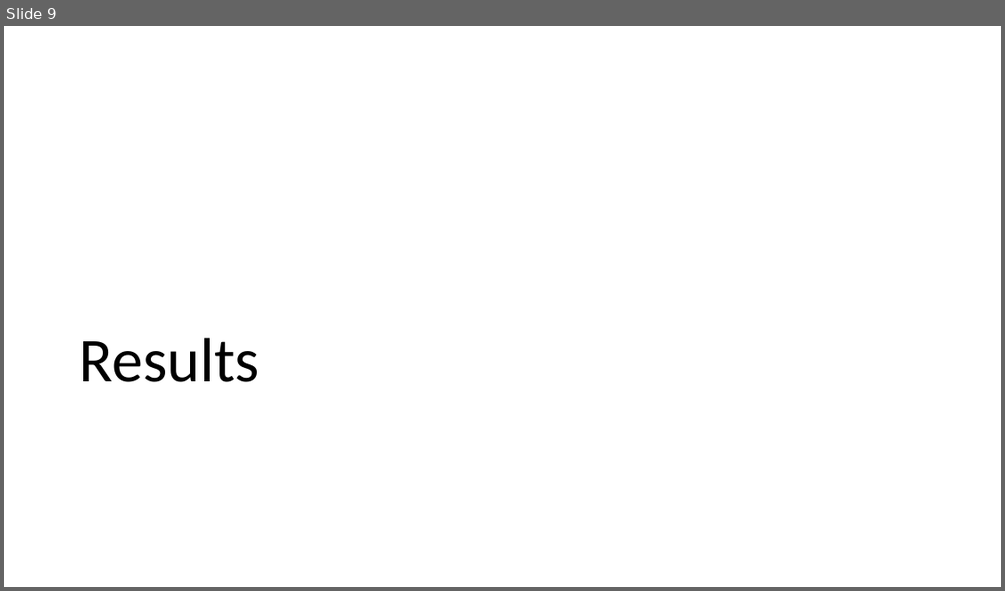
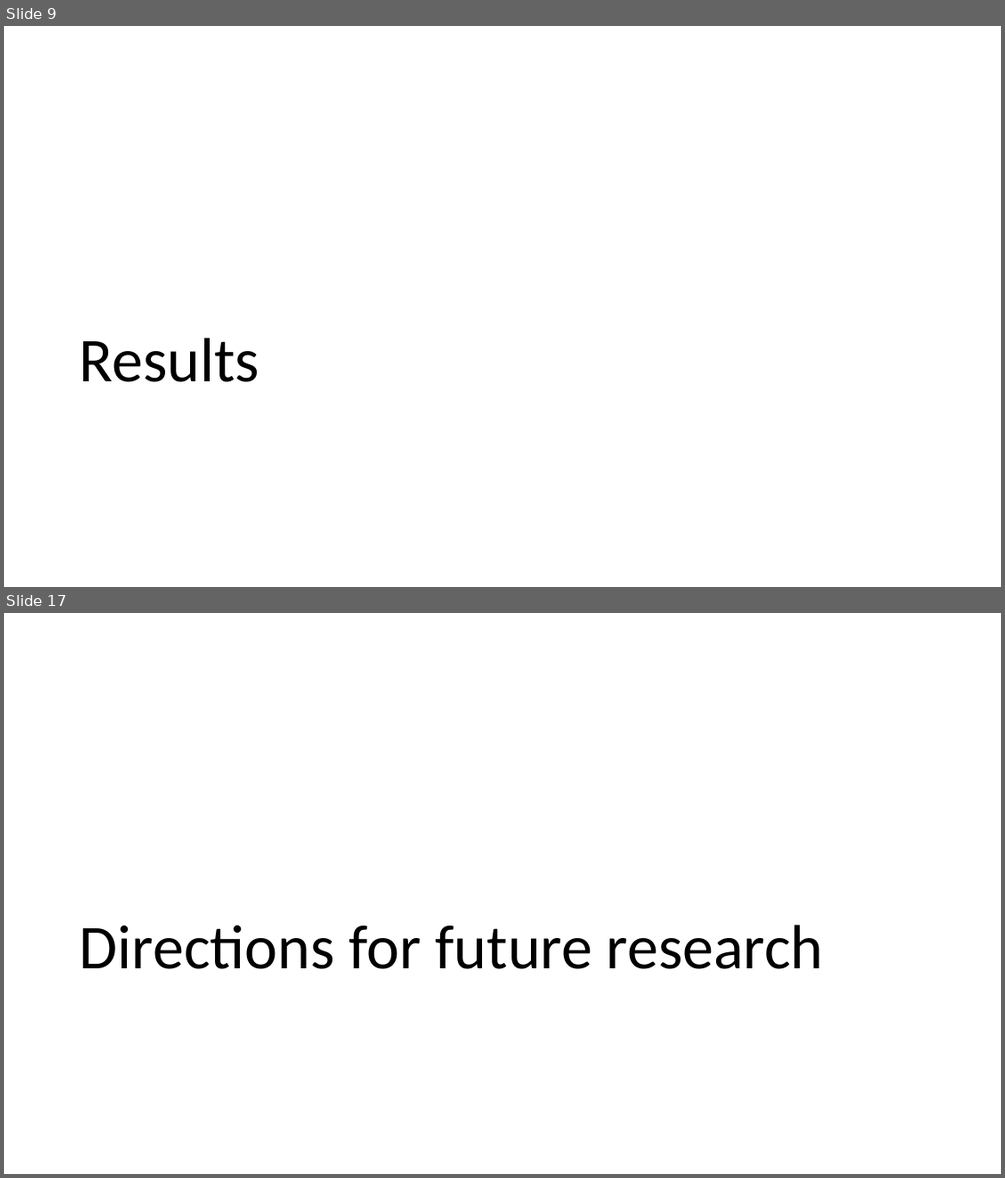
Before and after one commit to vbaker145/neuron, a slide deck: thesis/oral_qual/Oral Qual Presentation.pptx. Shown one above the other, each under a label of ours: slide 9 before the commit, slides 9 and 17 after it; the slides between them are not shown. The pictures are 1005x591 and 1005x1178 pixels, drawn with LibreOffice and Linux fonts; fonts in the diff are those of the drawing; background and template pictures are left out. Boxes give left, top, right and bottom in pixels: in the first picture for what was removed or moved away, otherwise in the second. Text is boxed around its words. In the diff, an @@ line names an element or a change of style, - is before the commit and + after.

```diff
--- a/thesis/oral_qual/Oral Qual Presentation.pptx
+++ b/thesis/oral_qual/Oral Qual Presentation.pptx
@@ slide 17 added at <box>4,613,1001,1174</box>, background #FFFFFF @@
@@ title added at <box>80,925,824,969</box>, 60 pt, text #000000 @@
+Directions for future research
```
Also in this commit, not shown: 4 slides changed, 9 other slides added, 2 slides removed, 10 other files.
